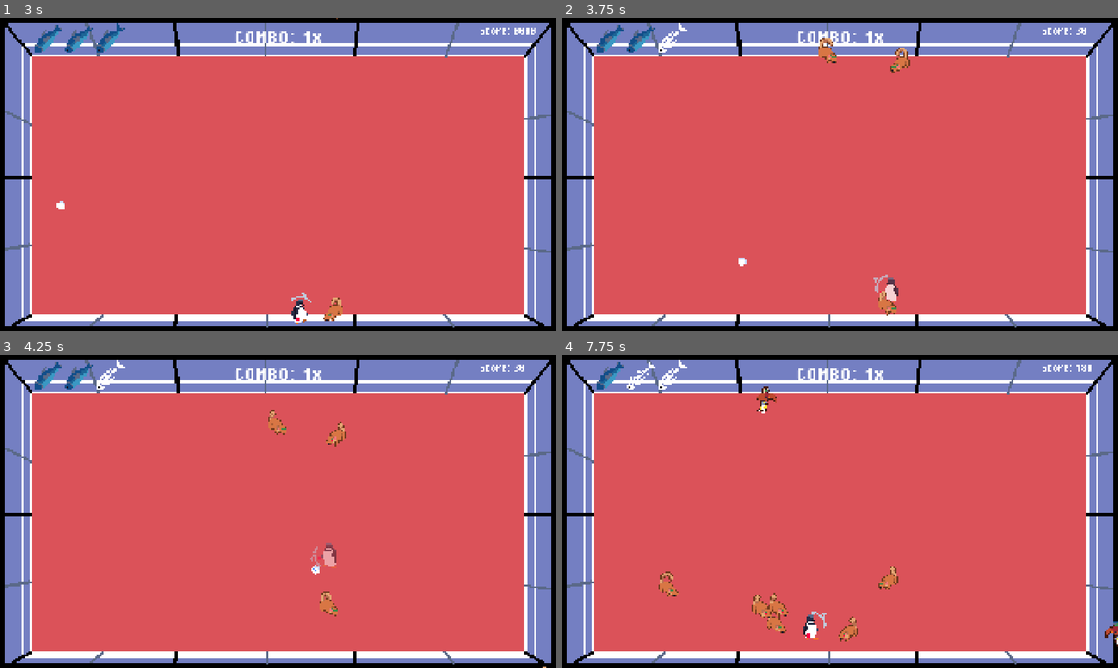
Above: before the commit, frames 1-4 (two rows, left to right).
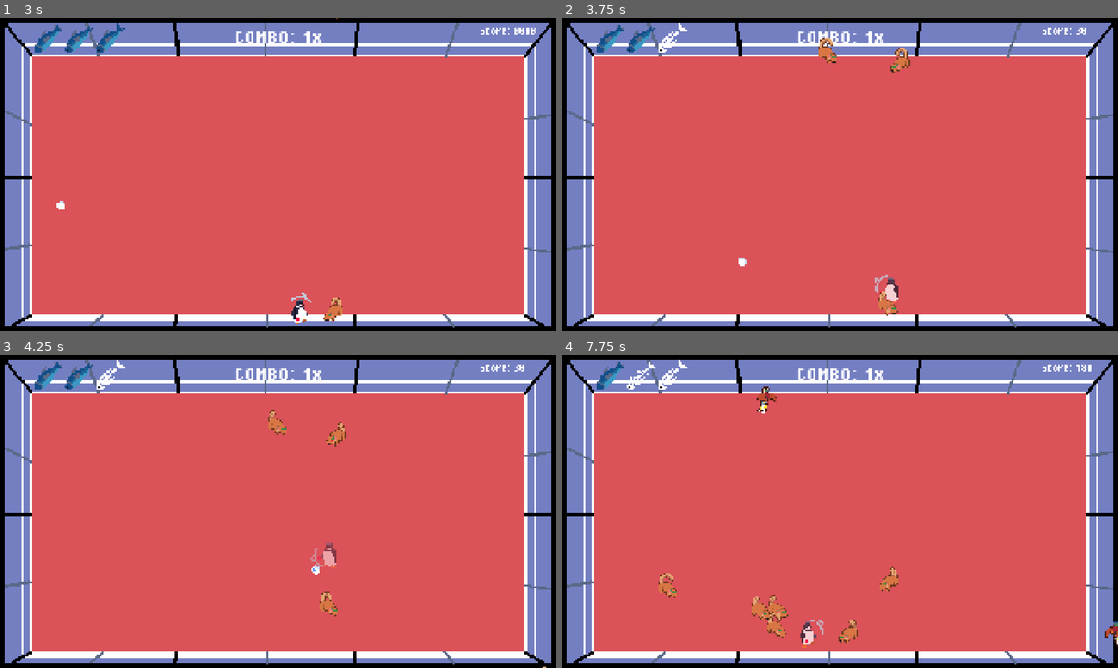
Above: after the commit, the same moments.

Repository: NicholasNg380/PING
Game: Godot game, scene res://scenes/mainScenes/start_screen.tscn
The game is run twice, just before and just after one commit, with the same random seed, the same clock (stepped at 60 frames per second) and the same inputs. The engine's default icon, where the game draws it, is replaced by a stand-in: a white triangle on a blue panel in a dark square. Sound files missing from this copy of the repository are replaced by a short silence.
Inputs (mouse positions are in pixels of both pictures, inside the frame that each line leads up to):
- Up to frame 1 (3 s): tap Enter at 0.5 s; move the mouse to (400, 158) at 0.52 s; hold D (right) 0.53-1.25 s; tap Space (hit) at 0.6, 2 s; click (289, 215) at 1.25 s; move the mouse to (166, 190) at 2.02 s; hold S (down) 2.03-2.78 s; tap Shift (shift) at 2.1 s; move the mouse to (333, 105) at 2.77 s; hold D (right) from 2.78 s (still down); tap 1 at 2.85 s
- Up to frame 2 (3.75 s): move the mouse to (812, 237) at 3.52 s; release D (right) at 3.53 s; hold W (up) from 3.53 s (still down); tap 2 at 3.6 s
- Up to frame 3 (4.25 s): keep holding W (up)
- Up to frame 4 (7.75 s): move the mouse to (1006, 558) at 4.27 s; release W (up) at 4.28 s; hold A (left) 4.28-5.78 s; tap one key every 0.75 s from 4.35 s: 3 4 5 6 7; move the mouse to (673, 464) at 5.02 s; move the mouse to (867, 511) at 5.77 s; hold S (down) 5.78-6.53 s; move the mouse to (756, 433) at 6.52 s; hold D (right) 6.53-7.28 s; move the mouse to (962, 495) at 7.27 s; hold W (up) from 7.28 s (still down)

Frame 1 is identical in both runs. In frame 2, less than 0.1% of the frame differs, in the area x 32-61%, y 6-95%; in frame 3, less than 0.1%; in frame 4, 0.9%, in the area x 17-100%, y 10-94%.

Commit message:
changed hitbox shit again i think

Diff:
--- a/scenes/objects/Player.tscn
+++ b/scenes/objects/Player.tscn
@@ -247,7 +247,7 @@
 }]
 
 [sub_resource type="RectangleShape2D" id="RectangleShape2D_xhfnw"]
-size = Vector2(41.25, 39.906166)
+size = Vector2(39.92911, 69.15582)
 
 [sub_resource type="Animation" id="Animation_ubpv3"]
 length = 0.001
@@ -298,7 +298,7 @@
 animation = &"new_animation"
 
 [node name="CollisionShape2D" type="CollisionShape2D" parent="." unique_id=435689060]
-position = Vector2(2.25, 7.6432905)
+position = Vector2(-3.195345, -2.35671)
 scale = Vector2(0.4026323, 0.6837686)
 shape = SubResource("RectangleShape2D_xhfnw")
 
@@ -311,7 +311,7 @@
 collision_mask = 11
 
 [node name="CollisionShape2D" type="CollisionShape2D" parent="Area2D" unique_id=1760170888]
-position = Vector2(3.625, 1)
+position = Vector2(2.000001, 1)
 scale = Vector2(1.0017754, 0.5630158)
 shape = SubResource("RectangleShape2D_xhfnw")
 
--- a/scripts/playerScripts/ball.gd
+++ b/scripts/playerScripts/ball.gd
@@ -35,7 +35,7 @@
 var SCALE_X: float
 var SCALE_Y: float
 
-@onready var catch_cooldown_bar = $"../TextureProgressBar"
+@onready var catch_cooldown_bar =$"../TextureProgressBar"
 var is_inactive = true
 
 func _ready() -> void:
@@ -74,11 +74,13 @@
 	if serve_cooldown > 0.0:
 		catch_cooldown_bar.visible = true
 		serve_cooldown -= delta
+		print("catch_cooldown_bar.visible")
 		catch_cooldown_bar.value = 100*(1-(serve_cooldown/SERVE_DELAY))
 	else:
 		catch_cooldown_bar.visible = false
 	if player.global_position.distance_to(global_position) <= 40 and !is_inactive:
 		ball_state = State.INACTIVE
+		serve_cooldown = SERVE_DELAY
 		is_inactive = true
 		has_ball.emit()
 
